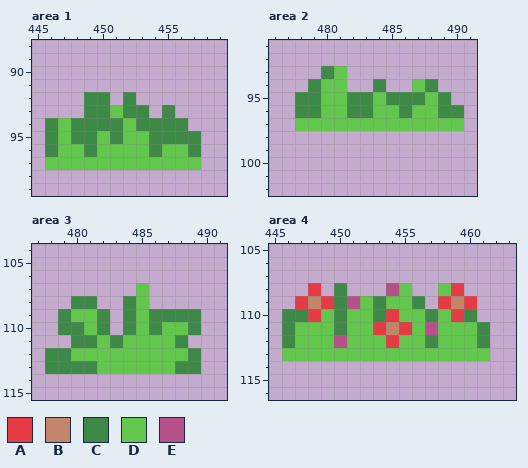
Edited in one commit: pixel-art file (Sprites/MC/grasslands.aseprite). The picture above is the old version.
600x600 pixels, 1 frame. Colours within 5 levels of each other are drawn and written as one. Shown: area 1: x 445..459, y 88..99; area 2: x 476..491, y 91..102; area 3: x 477..491, y 104..115; area 4: x 445..463, y 105..116. The commit also changed other parts of the picture, which this record leaves out.
Palette (. is transparent): A #e43b44  B #c28569  C #3e8948  D #63c74d  E #b55088
The result:
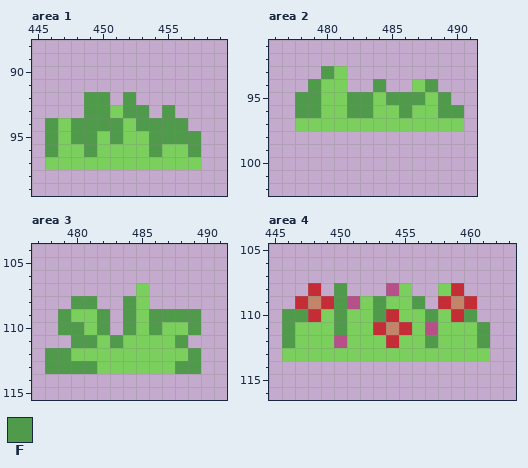
Colours new in this view: F #509b4b
Difference:
Colour A changes from #e43b44 to #c42c36.
Colour D changes from #63c74d to #7bcf5c.
Area 1, layer "grasslands":
Colour C gives way to colour F in row 92 at x 449 to 450 and 452; in row 93 at x 449 to 450, 452 to 453 and 455; in row 94 at x 446, 448 to 451 and 453 to 456; in row 95 at x 446, 448 to 449, 451 and 454 to 457; in row 96 at x 446, 449, 454 and 457.
Area 2, layer "grasslands":
Colour C gives way to colour F in row 93 at x 480; in row 94 at x 479, 484 and 488; in row 95 at x 478 to 479, 482 to 483, 485 to 487 and 489; in row 96 at x 478 to 479, 482 to 483, 486 and 489 to 490.
Area 3, layer "grasslands":
Colour C gives way to colour F in row 108 at x 480 to 481 and 484; in row 109 at x 479, 482, 484 and 486 to 489; in row 110 at x 479 to 480, 482, 484, 486 and 489; in row 111 at x 480 to 481, 483 and 488; in row 112 at x 478 to 479 and 489; in row 113 at x 478 to 481 and 488 to 489.
Area 4, layer "grasslands":
Colour C gives way to colour F in row 108 at x 450; in row 109 at x 450, 453 and 456; in row 110 at x 446 to 447, 450, 453, 457 and 460; in row 111 at x 446, 450 and 461; in row 112 at x 446, 457 and 461.
